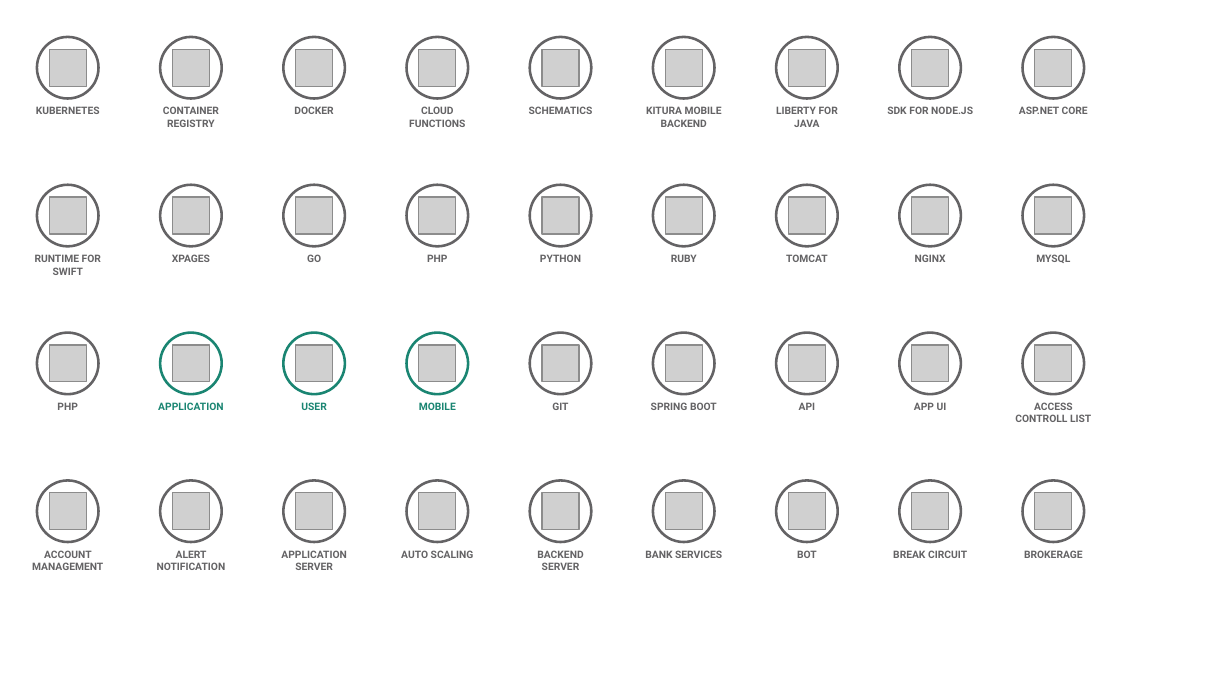
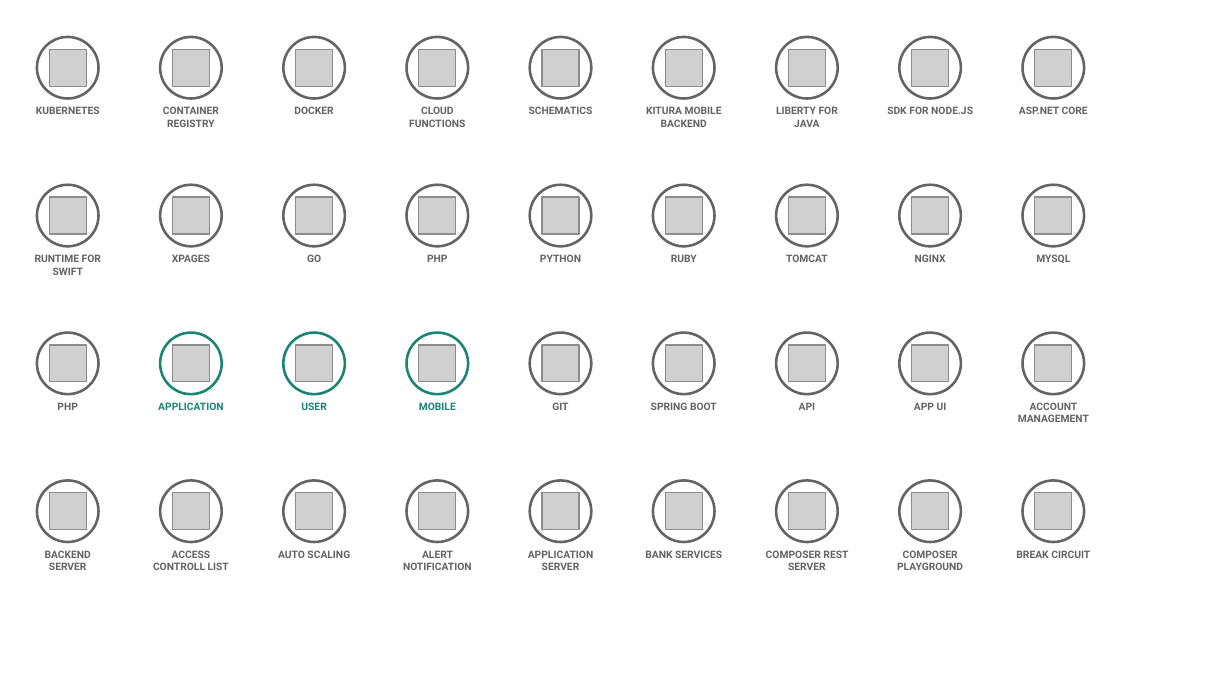
Before and after one commit to l2fprod/myarchitecture, a slide deck: slide 9 of mycatalog-architecture-diagram-template.pptx. Drawn at 1232x693 pixels with LibreOffice and Linux fonts; fonts in the diff are those of the drawing; grey boxes stand for pictures. Boxes give left, top, right and bottom in pixels: in the first picture for what was removed or moved away, otherwise in the second. Text is boxed around its words. In the diff, an @@ line names an element or a change of style, - is before the commit and + after.

```diff
--- a/mycatalog-architecture-diagram-template.pptx
+++ b/mycatalog-architecture-diagram-template.pptx
@@ text at bbox=[1018, 402, 1089, 422]: text changed @@
-ACCESS CONTROLL LIST
+ACCOUNT MANAGEMENT
@@ text at bbox=[45, 550, 91, 570]: text changed @@
-ACCOUNT MANAGEMENT
+BACKEND SERVER
@@ text at bbox=[153, 550, 229, 570]: text changed @@
-ALERT NOTIFICATION
+ACCESS CONTROLL LIST
@@ text "AUTO SCALING": place and size @@
-text "AUTO SCALING" at bbox=[401, 550, 474, 558]
+text "AUTO SCALING" at bbox=[278, 550, 350, 558]
@@ text removed at bbox=[281, 550, 346, 570] @@
-APPLICATION SERVER
@@ text added at bbox=[403, 550, 472, 570], 6 pt, text #646365, bold @@
+ALERT NOTIFICATION
@@ text at bbox=[528, 550, 593, 570]: text changed @@
-BACKEND SERVER
+APPLICATION SERVER
@@ text at bbox=[766, 550, 848, 570]: text changed @@
-BOT
+COMPOSER REST SERVER
@@ text added at bbox=[897, 550, 963, 570], 6 pt, text #646365, bold @@
+COMPOSER PLAYGROUND
@@ text "BREAK CIRCUIT": place and size @@
-text "BREAK CIRCUIT" at bbox=[893, 550, 967, 558]
+text "BREAK CIRCUIT" at bbox=[1016, 550, 1090, 558]
@@ text removed at bbox=[1024, 550, 1083, 558] @@
-BROKERAGE
```
Also in this commit, not shown: 11 other slides changed, 1 slide added, 1 slide removed.
